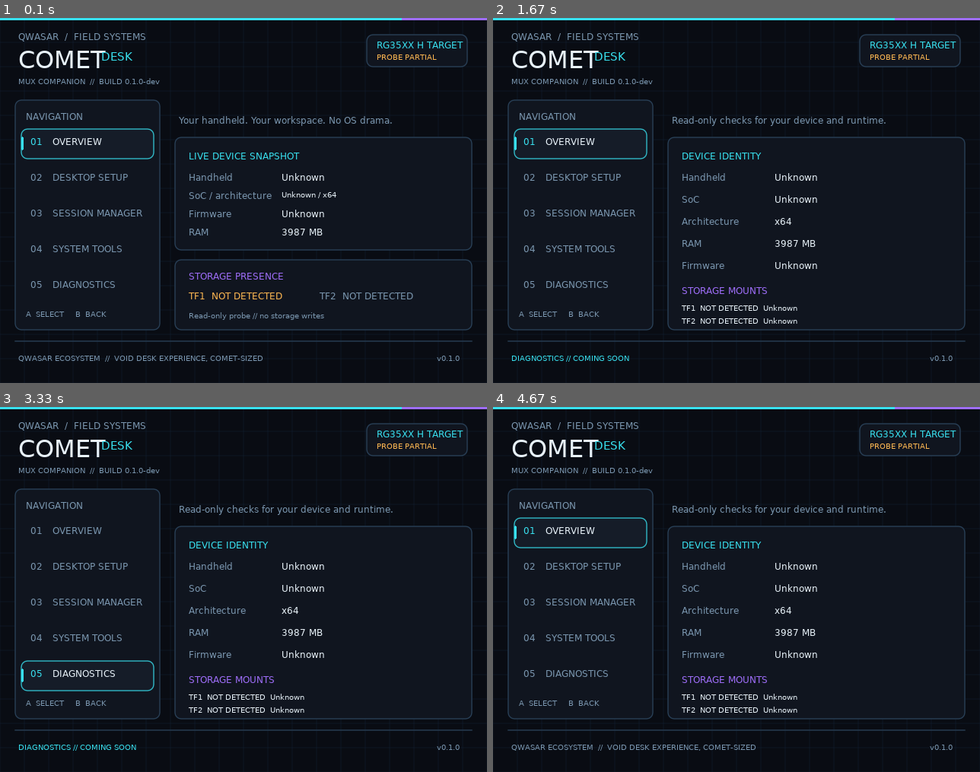
Above: before the commit, frames 1-4 (two rows, left to right).
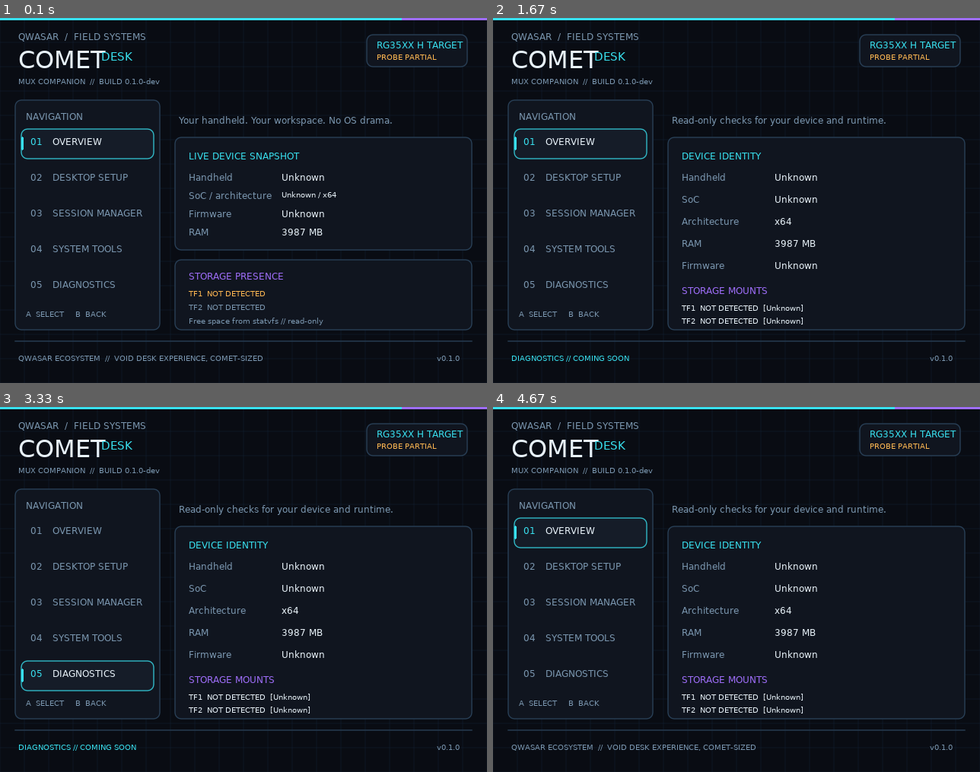
Above: after the commit, the same moments.

Repository: SilverCrow2323/comet-desk
Game: LÖVE game, started from love/main.lua
The game is run twice, just before and just after one commit, with the same random seed, the same clock (stepped at 60 frames per second) and the same inputs.
Inputs:
- Up to frame 1 (0.1 s): no input
- Up to frame 2 (1.67 s): tap Enter at 0.33 s; hold Up 0.67-1.13 s; tap Space at 1.17 s; hold Down from 1.5 s (still down)
- Up to frame 3 (3.33 s): release Down at 1.8 s; hold Up 1.83-2.2 s; hold Down 2.23-2.6 s; hold Up 2.63-2.93 s; hold Down 2.97-3.27 s; hold Up from 3.3 s (still down)
- Up to frame 4 (4.67 s): release Up at 3.67 s; hold Down 3.7-4.07 s; hold Up 4.1-4.4 s; hold Down from 4.43 s (still down)

The runs differ from the first frame. In frame 1, 0.8% of the frame differs, in the area x 38-85%, y 74-85%; in frame 2, 0.1%; in frame 3, 0.1%; in frame 4, 0.1%.

Commit message:
Show live TF1 and TF2 capacity and free space in UI

Diff:
--- a/love/main.lua
+++ b/love/main.lua
@@ -102,6 +102,23 @@
     return value
 end
 
+local function formatBytes(value)
+    if not value then return "n/a" end
+    local gib = value / 1073741824
+    if gib >= 10 then return string.format("%.1f GB", gib) end
+    if gib >= 1 then return string.format("%.2f GB", gib) end
+    return string.format("%.0f MB", value / 1048576)
+end
+
+local function storageLine(label, item)
+    if not item or item.status ~= "MOUNTED" then
+        return label .. "  NOT DETECTED"
+    end
+    local stats = item.stats
+    if not stats then return label .. "  MOUNTED // SPACE N/A" end
+    return string.format("%s  %s FREE / %s", label, formatBytes(stats.free_bytes), formatBytes(stats.total_bytes))
+end
+
 local function drawOverview()
     local page = pages[activePage]
     text(page.subtitle, 235, 127, fonts.small, colors.muted)
@@ -120,9 +137,9 @@
     text("STORAGE PRESENCE", 248, 332, fonts.small, colors.violet)
     local tf1 = device.storage and device.storage.tf1 or nil
     local tf2 = device.storage and device.storage.tf2 or nil
-    text("TF1  " .. (tf1 and tf1.status or "UNKNOWN"), 248, 358, fonts.small, tf1 and tf1.status == "MOUNTED" and colors.green or colors.amber)
-    text("TF2  " .. (tf2 and tf2.status or "UNKNOWN"), 420, 358, fonts.small, tf2 and tf2.status == "MOUNTED" and colors.green or colors.muted)
-    text("Read-only probe // no storage writes", 248, 385, fonts.tiny, colors.muted)
+    text(storageLine("TF1", tf1), 248, 356, fonts.tiny, tf1 and tf1.status == "MOUNTED" and colors.green or colors.amber)
+    text(storageLine("TF2", tf2), 248, 374, fonts.tiny, tf2 and tf2.status == "MOUNTED" and colors.green or colors.muted)
+    text("Free space from statvfs // read-only", 248, 392, fonts.tiny, colors.muted)
 end
 
 local function drawDiagnostics()
@@ -144,8 +161,8 @@
     text("STORAGE MOUNTS", 248, 351, fonts.small, colors.violet)
     local tf1 = device.storage and device.storage.tf1 or {}
     local tf2 = device.storage and device.storage.tf2 or {}
-    text("TF1  " .. (tf1.status or "UNKNOWN") .. "  " .. short(tf1.filesystem, 10), 248, 375, fonts.tiny, colors.white)
-    text("TF2  " .. (tf2.status or "UNKNOWN") .. "  " .. short(tf2.filesystem, 10), 248, 392, fonts.tiny, colors.white)
+    text(storageLine("TF1", tf1) .. "  [" .. short(tf1.filesystem, 8) .. "]", 248, 375, fonts.tiny, colors.white)
+    text(storageLine("TF2", tf2) .. "  [" .. short(tf2.filesystem, 8) .. "]", 248, 392, fonts.tiny, colors.white)
 end
 
 local function drawModule()
